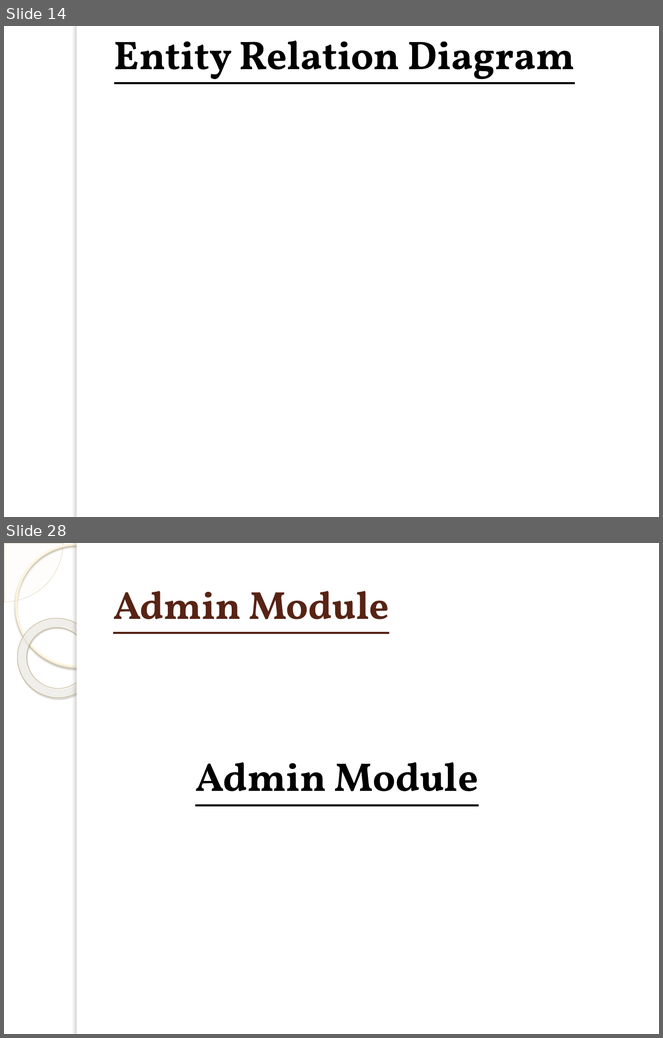
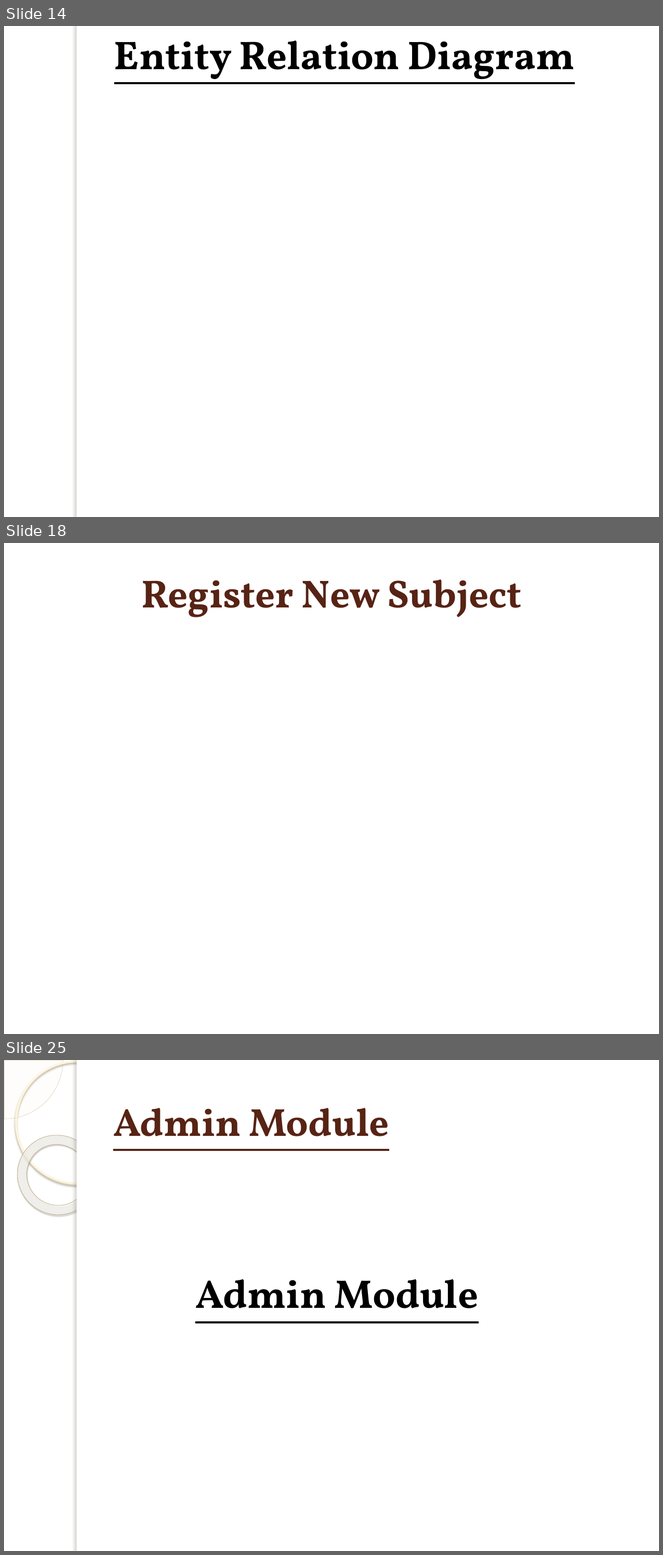
Before and after one commit to Muradali-786/fyp-thesis, a slide deck: fyp presentation New.pptx. Shown one above the other, each under a label of ours: slides 14 and 28 before the commit, slides 14, 18 and 25 after it; the slides between them are not shown. The pictures are 663x1038 and 663x1555 pixels, drawn with LibreOffice and Linux fonts; fonts in the diff are those of the drawing; background and template pictures are left out. Boxes give left, top, right and bottom in pixels: in the first picture for what was removed or moved away, otherwise in the second. Text is boxed around its words. In the diff, an @@ line names an element or a change of style, - is before the commit and + after.

```diff
--- a/fyp presentation New.pptx
+++ b/fyp presentation New.pptx
@@ slide 18 added at (4,543,659,1034), background picture (left out) @@
@@ title added at (141,579,522,617), 43 pt, text #572314, bold @@
+Register New Subject
@@ what was slide 28 is now slide 25 @@
```
Also in this commit, not shown: 5 slides changed, 5 other slides added, 9 slides removed.
